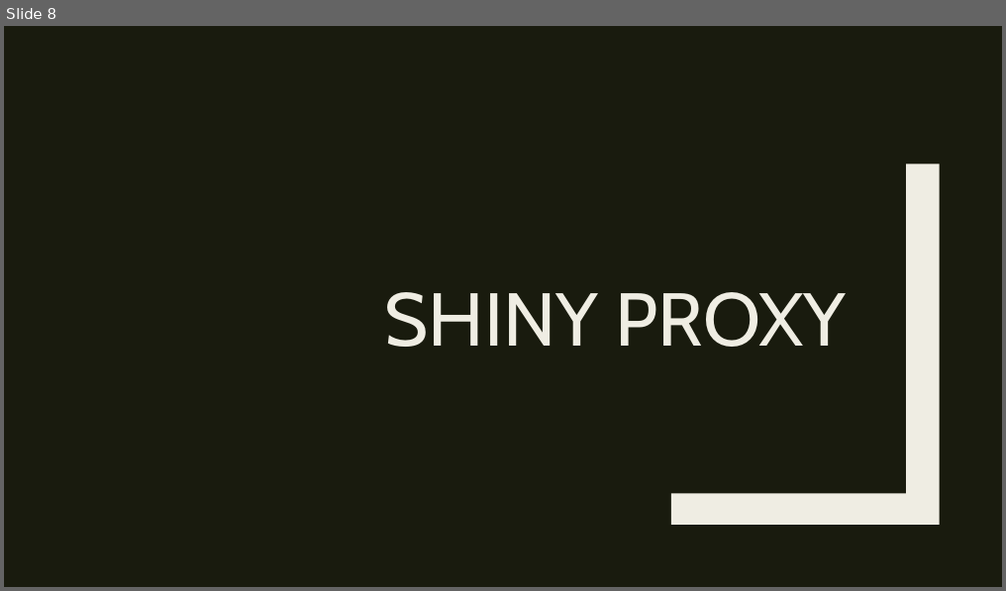
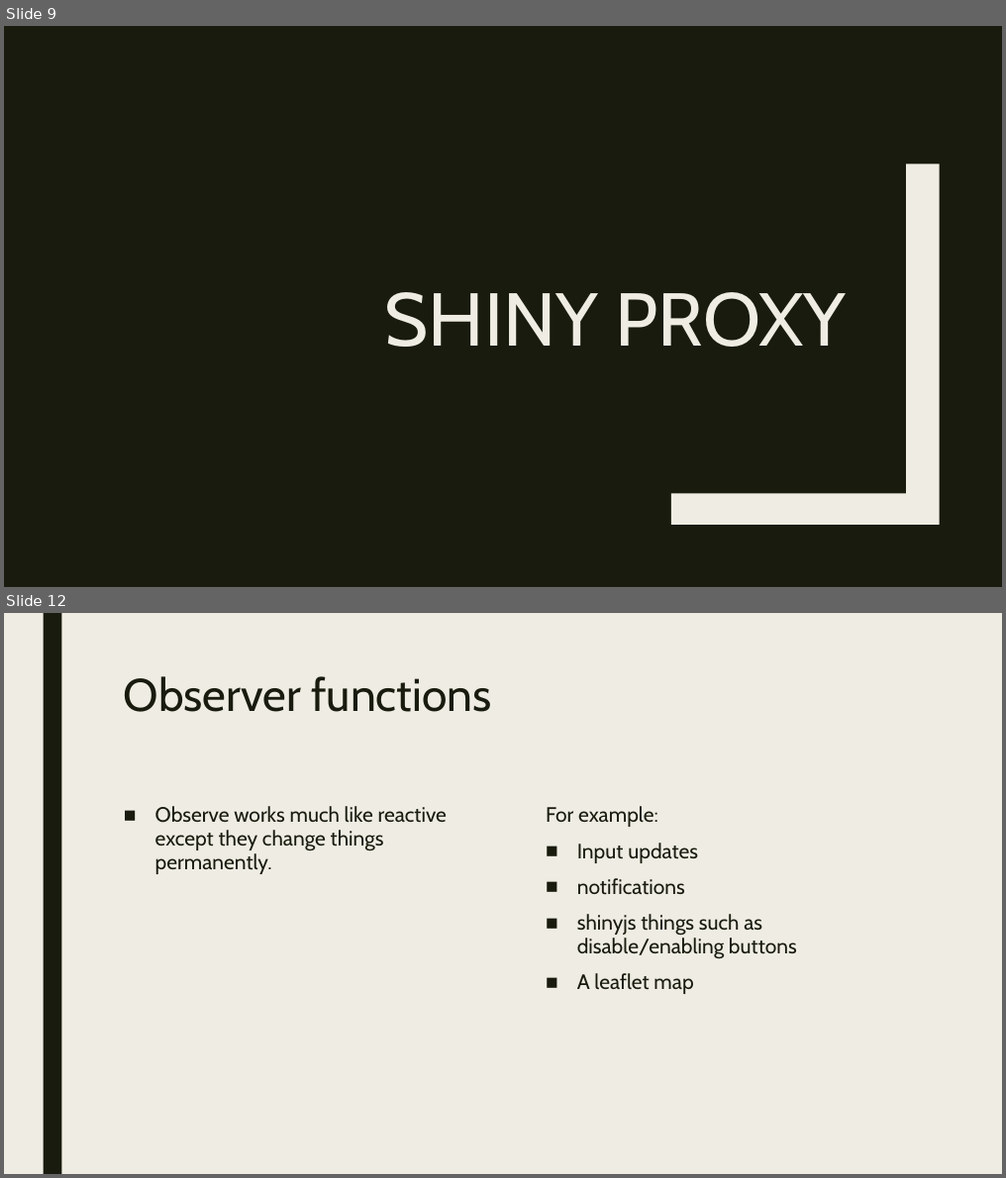
Before and after one commit to RforOperations2018/Class_10-Leaflet-Shiny, a slide deck: Class 10.pptx. Shown one above the other, each under a label of ours: slide 8 before the commit, slides 9 and 12 after it; the slides between them are not shown. The pictures are 1006x591 and 1006x1178 pixels, drawn with LibreOffice and Linux fonts; fonts in the diff are those of the drawing. Boxes give left, top, right and bottom in pixels: in the first picture for what was removed or moved away, otherwise in the second. Text is boxed around its words. In the diff, an @@ line names an element or a change of style, - is before the commit and + after.

```diff
--- a/Class 10.pptx
+++ b/Class 10.pptx
@@ slide 12 added at (4, 613, 1002, 1174), background #EFEDE3 @@
@@ rectangle added at (43, 613, 61, 1174), fill #191B0E @@
@@ title added at (124, 676, 492, 712), 44 pt, text #191B0E @@
+Observer functions
@@ text added at (155, 806, 447, 874), 20 pt, text #191B0E @@
+■ Observe works much like reactive except they change things permanently.
@@ text added at (546, 806, 797, 994), 20 pt, text #191B0E @@
+For example:
+■ Input updates
+■ notifications
+■ shinyjs things such as disable/enabling buttons
+■ A leaflet map
@@ what was slide 8 is now slide 9 @@
```
Also in this commit, not shown: 3 slides changed, 7 other slides added, 4 slides removed, 1 other file.
